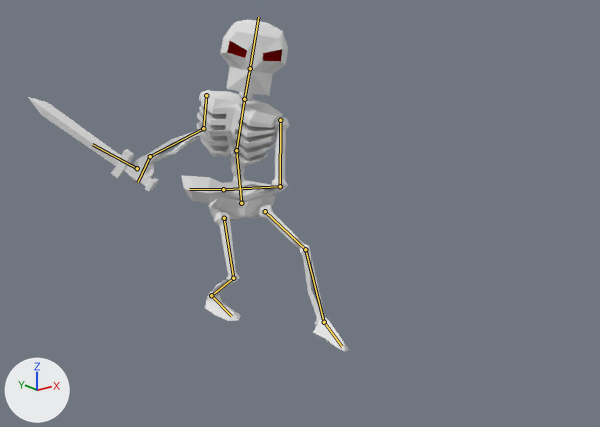
Two versions of the Blender file Blender/Skeleton animacoes.blend, one commit apart.
Rendered twice from a 50 mm lens placed at (-8.04, -10.83, 6.15), pointed at (-0.34, -1.21, 2.3). Every picture has the same lights, and +X, +Y and +Z are marked at lower left. Both versions are drawn at frame 29 of the action 'Atacando'; the numbers are the values there. The bones that bend it are drawn over the model as lines.
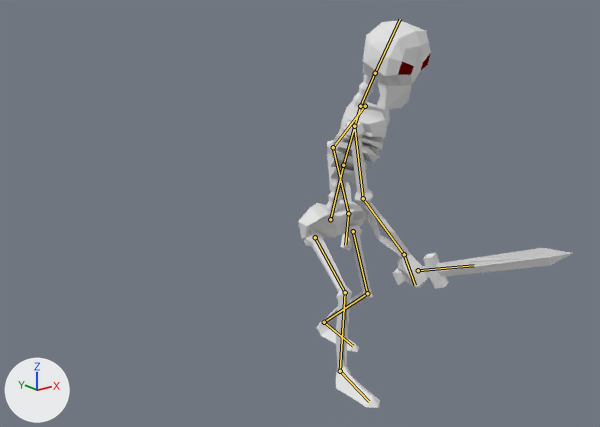
What differs and where, as boxes (x1, y1, x2, y2) in the pictures (600 x 427 px):
'Cube', posed (14% narrower, 17% taller)
    before: (28, 20, 349, 352)
    after: (298, 21, 573, 408)
bone 'Abdomen', root to tip
    before: (241, 203) to (236, 150)
    after: (330, 219) to (343, 165)
bone 'Torax', root to tip
    before: (236, 150) to (244, 99)
    after: (343, 165) to (360, 106)
bone 'Pescoco', root to tip
    before: (244, 99) to (250, 68)
    after: (360, 106) to (375, 73)
bone 'Cabeca', root to tip
    before: (250, 68) to (258, 17)
    after: (375, 73) to (400, 19)
bone 'Braco1.r', root to tip
    before: (206, 95) to (203, 128)
    after: (354, 126) to (363, 198)
bone 'Braco2.r', root to tip
    before: (203, 128) to (150, 156)
    after: (363, 198) to (404, 254)

What the commit changed:
Bone 'Abdomen' (bone_abdomen) moves from (-0.25, -0.76, -0.31) to (-0.16, -0.32, 2.27).
Bone 'Abdomen' (bone_abdomen) turns from (-8, -20, 5) to (11, -4, -3) degrees about its own x, y and z.
Bone 'Torax' (bone_torax) moves from (-0.01, 0.0, 0.0) to (0.01, 0.0, 0.0).
Bone 'Torax' (bone_torax) turns from (9, -60, 3) to (12, 40, 19) degrees about its own x, y and z.
Bone 'Pescoco' (bone_pescoco) turns from (2, 26, -2) to (1, 5, -12) degrees about its own x, y and z.
Bone 'Cabeca' (bone_cabeca) turns from (0, 0, -10) to (-14, -27, -8) degrees about its own x, y and z.
Bone 'Braco1.r' (bone_braco1_r) turns from (-22, 37, -43) to (-6, 54, -10) degrees about its own x, y and z.
Bone 'Braco2.r' (bone_braco2_r) turns from (-2, 1, -10) to (8, 5, -13) degrees about its own x, y and z.
Bone 'ControladorBraco.l' (bone_controladorbraco_l) moves from (-3.08, -0.43, 0.05) to (-0.78, -0.88, -0.53).
Bone 'ControladorBraco.l' (bone_controladorbraco_l) turns from (-29, -7, -123) to (24, 23, -21) degrees about its own x, y and z.
Bone 'ControladorPerna.l' (bone_controladorperna_l) turns from (-8, 18, 2) to (-5, -3, 17) degrees about its own x, y and z.
Bone 'OrientacaoPerna.l' (bone_orientacaoperna_l) moves from (-0.54, 0.0, -0.01) to (-0.54, -3.26, 0.47).
Bone 'ControladorBraco.r' (bone_controladorbraco_r) moves from (1.06, 2.9, -0.18) to (1.33, -2.9, -0.64).
Bone 'ControladorBraco.r' (bone_controladorbraco_r) turns from (70, -24, -152) to (72, -25, 8) degrees about its own x, y and z.
Bone 'ControladorPerna.r' (bone_controladorperna_r) moves from (0.25, 1.15, -0.01) to (-0.76, -2.95, 0.04).
Bone 'ControladorPerna.r' (bone_controladorperna_r) turns from (9, -2, 0) to (10, -5, -2) degrees about its own x, y and z.
Bone 'OrientacaoPerna.r' (bone_orientacaoperna_r) moves from (0.04, 0.0, 0.0) to (0.42, -4.35, 0.63).
